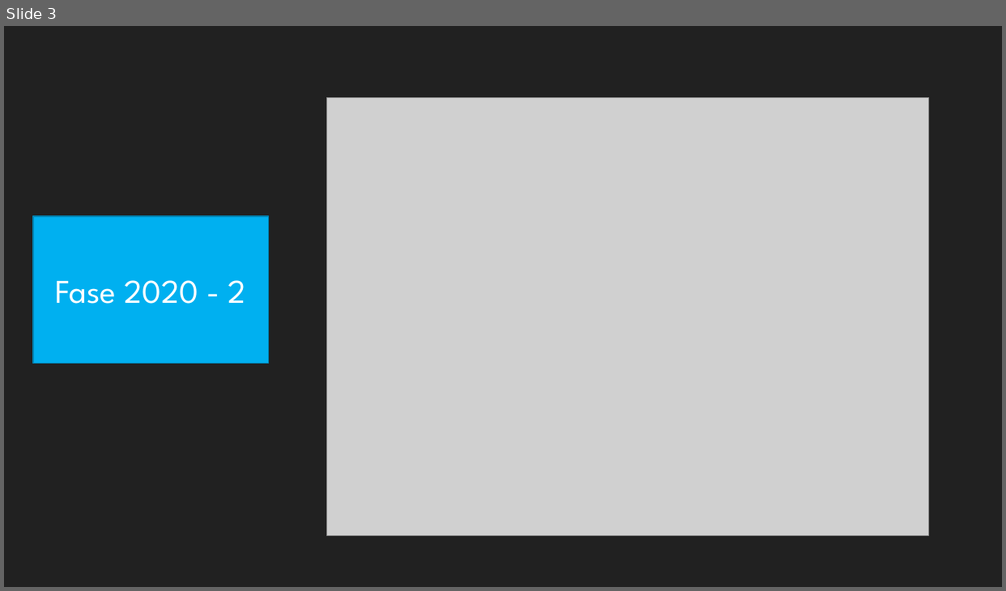
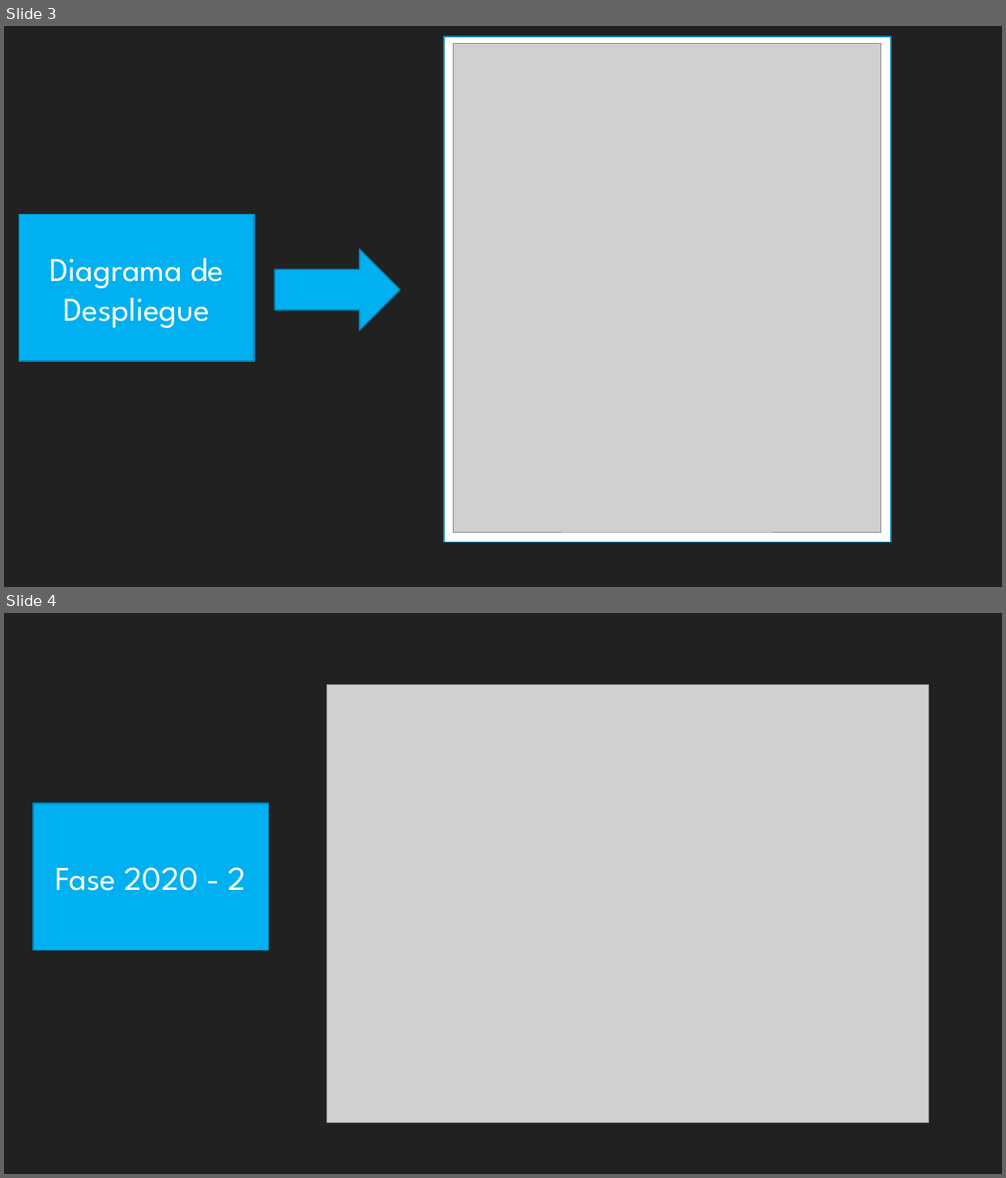
Before and after one commit to jdgonzalezd1/AppausaProject, a slide deck: Docs/Appausa 3.0.pptx. Shown one above the other, each under a label of ours: slide 3 before the commit, slides 3 and 4 after it. The pictures are 1006x591 and 1006x1178 pixels, drawn with LibreOffice and Linux fonts; fonts in the diff are those of the drawing; grey boxes stand for pictures. Boxes give left, top, right and bottom in pixels: in the first picture for what was removed or moved away, otherwise in the second. Text is boxed around its words. In the diff, an @@ line names an element or a change of style, - is before the commit and + after.

```diff
--- a/Docs/Appausa 3.0.pptx
+++ b/Docs/Appausa 3.0.pptx
@@ slide 3 added at (x1=4, y1=26, x2=1002, y2=587), background #212121 @@
@@ rectangle added at (x1=444, y1=37, x2=891, y2=543), fill #FFFFFF, outline #0082B2 1.25 pt @@
@@ picture added at (x1=454, y1=44, x2=881, y2=533) @@
@@ rectangle added at (x1=19, y1=215, x2=254, y2=361), fill #00B0F0, outline #0082B2 1.25 pt, 32 pt, text #FFFFFF @@
+Diagrama de Despliegue
@@ right arrow added at (x1=275, y1=249, x2=401, y2=330), fill #00B0F0, outline #0082B2 1.25 pt @@
@@ what was slide 3 is now slide 4 @@
```
Also in this commit, not shown: 2 other slides added, 2 other files.
